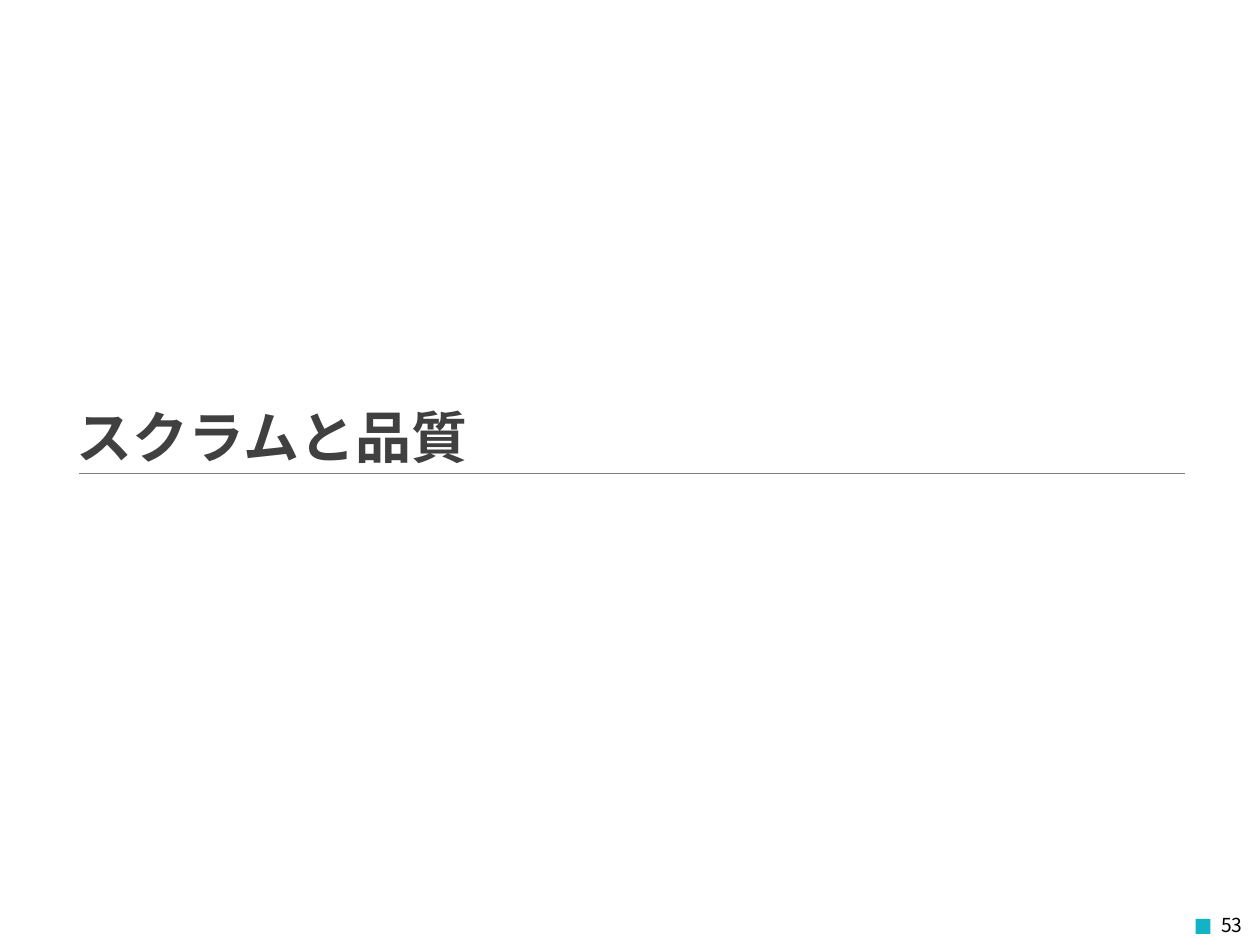
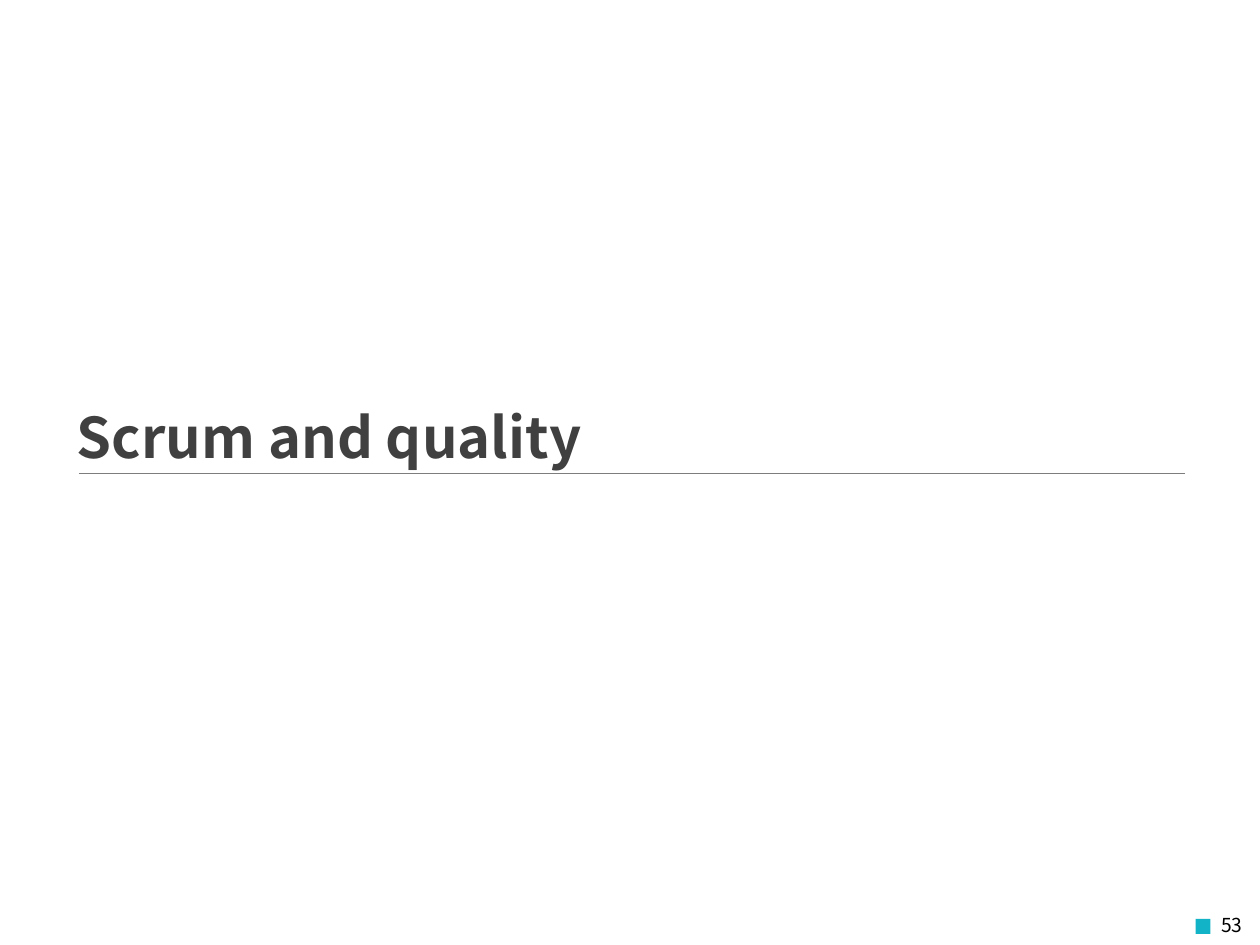
Before and after one commit to Fintan-contents/introduction-to-scrum, a slide deck: slide 53 of en/docs/Introduction_to_Scrum.pptx. Drawn at 1260x945 pixels with LibreOffice and Linux fonts; fonts in the diff are those of the drawing; background and template pictures are left out. Boxes give left, top, right and bottom in pixels: in the first picture for what was removed or moved away, otherwise in the second. Text is boxed around its words. In the diff, an @@ line names an element or a change of style, - is before the commit and + after.

```diff
--- a/en/docs/Introduction_to_Scrum.pptx
+++ b/en/docs/Introduction_to_Scrum.pptx
@@ text at (77,412,581,471): text changed @@
-スクラムと品質
+Scrum and quality
```
Also in this commit, not shown: 6 other slides changed, 1 other file.
